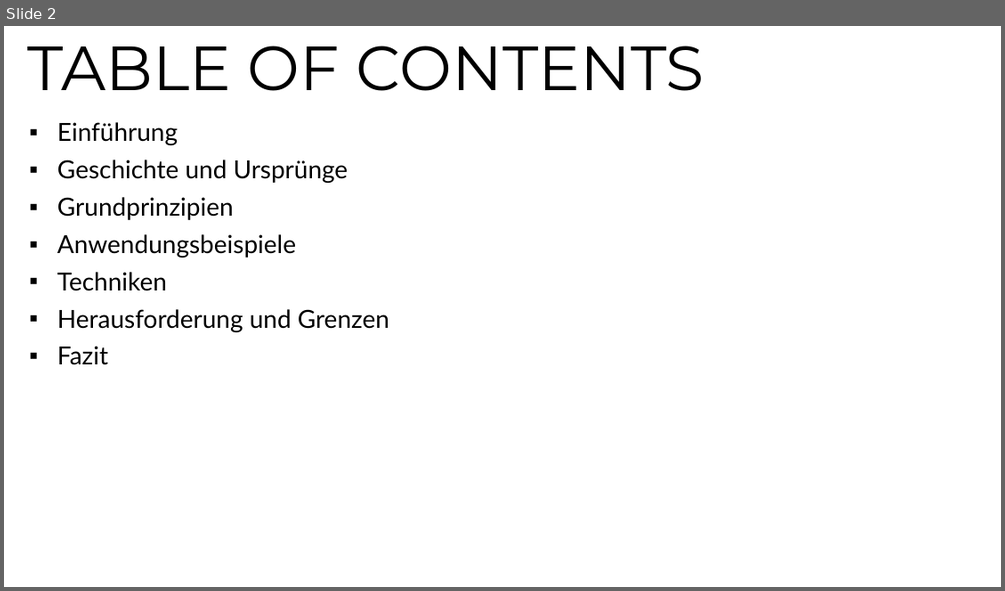
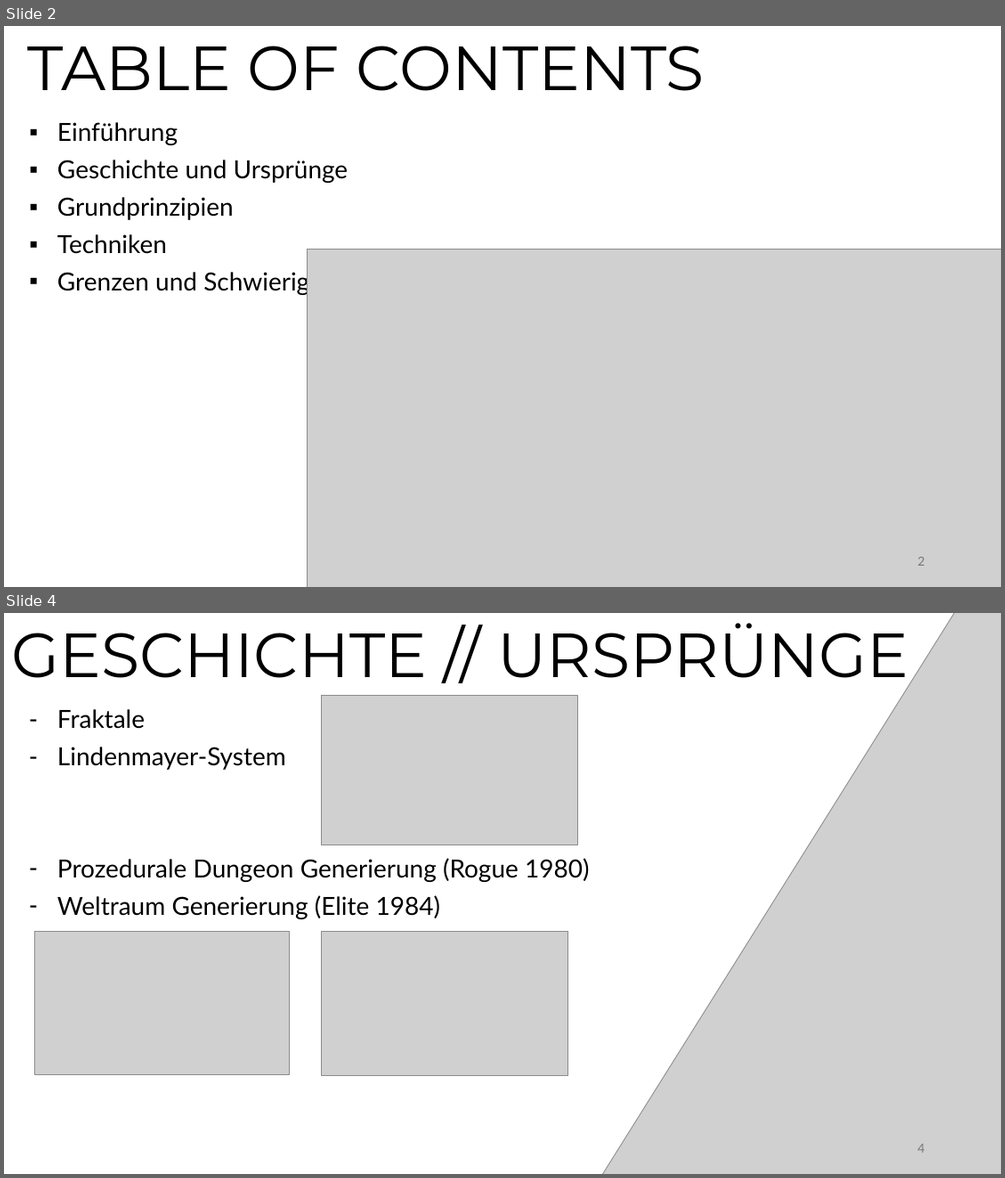
Before and after one commit to teremunart/school-fia, a slide deck: Ausbildung/Procedural Generation/ProceduralGeneration.pptx. Shown one above the other, each under a label of ours: slide 2 before the commit, slides 2 and 4 after it; the slides between them are not shown. The pictures are 1005x591 and 1005x1178 pixels, drawn with LibreOffice and Linux fonts; fonts in the diff are those of the drawing; grey boxes stand for pictures. Boxes give left, top, right and bottom in pixels: in the first picture for what was removed or moved away, otherwise in the second. Text is boxed around its words. In the diff, an @@ line names an element or a change of style, - is before the commit and + after.

```diff
--- a/Ausbildung/Procedural Generation/ProceduralGeneration.pptx
+++ b/Ausbildung/Procedural Generation/ProceduralGeneration.pptx
@@ slide 4 added at <box>4,613,1001,1174</box>, background #FFFFFF @@
@@ title added at <box>11,623,909,692</box>, 60 pt, text #000000 @@
+GESCHICHTE // URSPRÜNGE
@@ picture added at <box>502,613,1001,1174</box> @@
@@ subtitle added at <box>57,709,589,919</box>, 24 pt, text #000000 @@
+– Fraktale
+– Lindenmayer-System
+– Prozedurale Dungeon Generierung (Rogue 1980)
+– Weltraum Generierung (Elite 1984)
@@ picture added at <box>321,695,577,844</box> @@
@@ picture added at <box>34,932,290,1075</box> @@
@@ picture added at <box>321,932,568,1075</box> @@
@@ page number added at <box>917,1143,924,1152</box>, 12 pt, text #797979 @@
+4
@@ slide 2 changed as well @@
@@ subtitle at <box>57,234,296,257</box>: paragraph removed @@
-▪ Anwendungsbeispiele
@@ picture added at <box>307,248,1001,587</box> @@
@@ subtitle at <box>57,268,376,295</box>: text changed @@
-▪ Herausforderung und Grenzen
-▪ Fazit
+▪ Grenzen und Schwierigkeiten
@@ page number added at <box>917,556,924,565</box>, 12 pt, text #797979 @@
+2
```
Also in this commit, not shown: 1 other slide changed, 5 other slides added, 1 other file.
